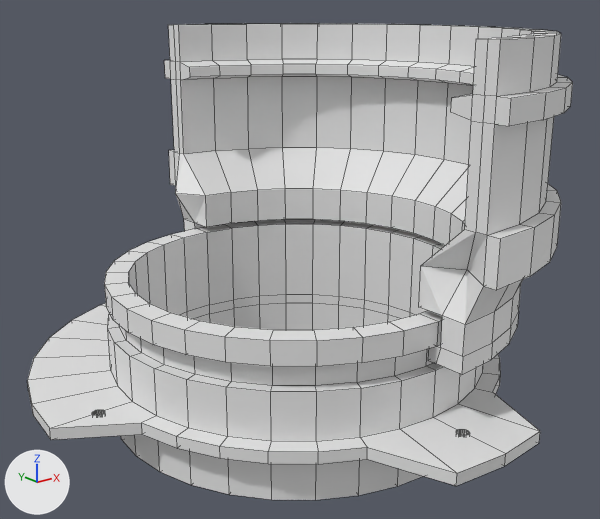
The Blender file 3dparts/tube-mount.blend, before and after one commit.
Before and after are seen from a camera (50 mm lens) standing at (-5.56, -7.0, 4.26) and looking at (-0.04, -0.11, 1.5). Arrows for +X, +Y and +Z are at lower left; the lights stay in place. Mesh edges are drawn as thin lines.
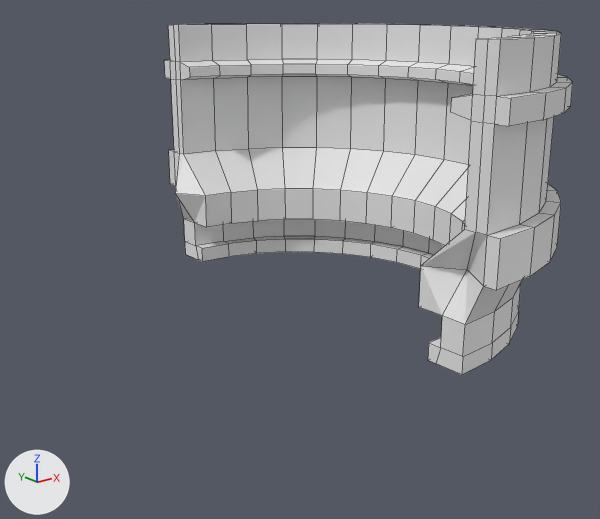
Commit message: tube-mount-2: regenerated print files

Pixel boxes [x1, y1, x2, y2] of what changed, in the pictures (600 x 519 px):
```json
{"object": "Circle", "change": "hidden", "before": [27, 220, 540, 500]}
```

Scene script edits in JSON lines:
```json
{"op": "add", "block": "ob_circle", "code": "ob_circle.hide_viewport = True"}
```
